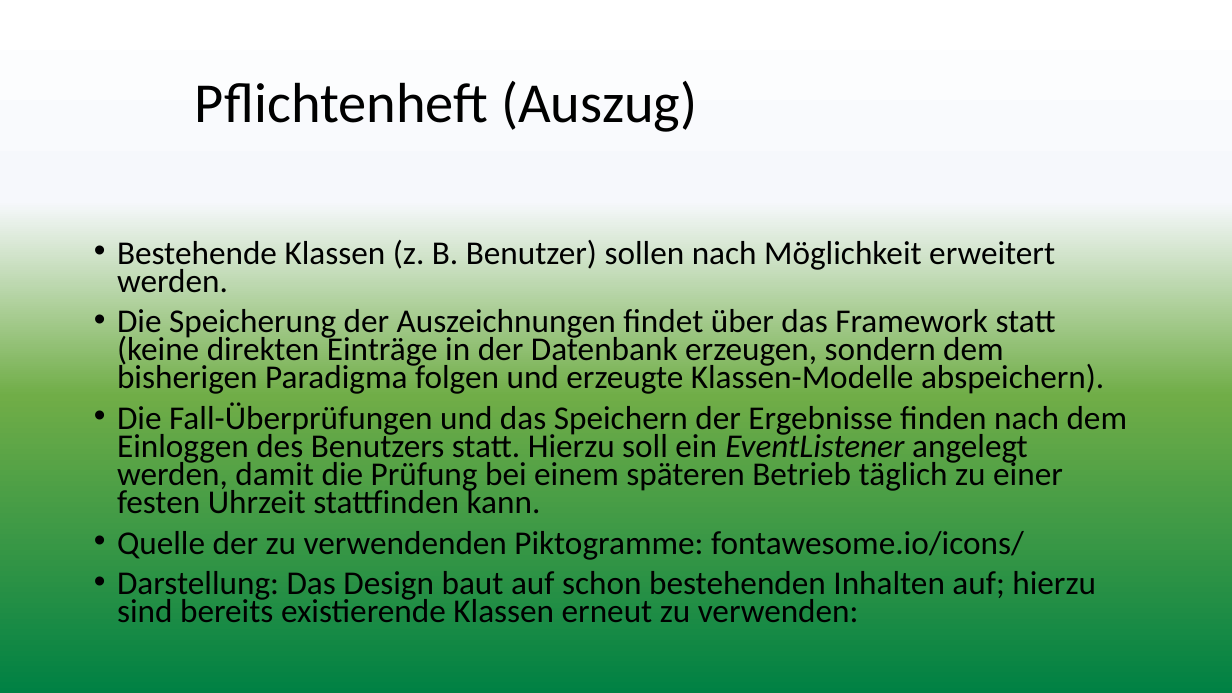
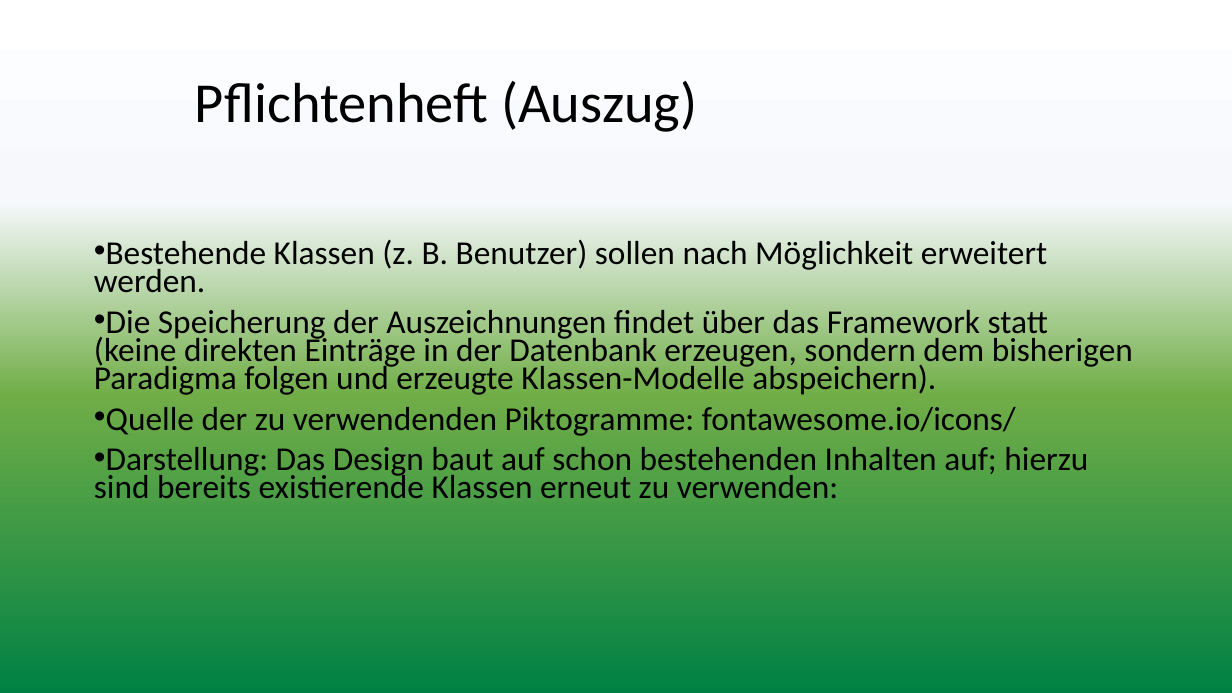
Before and after one commit to hgreis/IHK, a slide deck: slide 8 of presentation/Präsentation.pptx. Drawn at 1232x693 pixels with LibreOffice and Linux fonts; fonts in the diff are those of the drawing; background and template pictures are left out. Boxes give left, top, right and bottom in pixels: in the first picture for what was removed or moved away, otherwise in the second. Text is boxed around its words. In the diff, an @@ line names an element or a change of style, - is before the commit and + after.

Commit message:
final

```diff
--- a/presentation/Präsentation.pptx
+++ b/presentation/Präsentation.pptx
@@ text "Bestehende Klassen (z. B. Benutzer) ..." at [94,240,1133,498]: size 25.9 to 26 pt; indent changed @@
@@ text at [117,402,1128,513]: paragraph removed @@
-• Die Fall-Überprüfungen und das Speichern der Ergebnisse finden nach dem Einloggen des Benutzers statt. Hierzu soll ein EventListener angelegt werden, damit die Prüfung bei einem späteren Betrieb täglich zu einer festen Uhrzeit stattfinden kann.
```
Also in this commit, not shown: 1 other slide changed.
